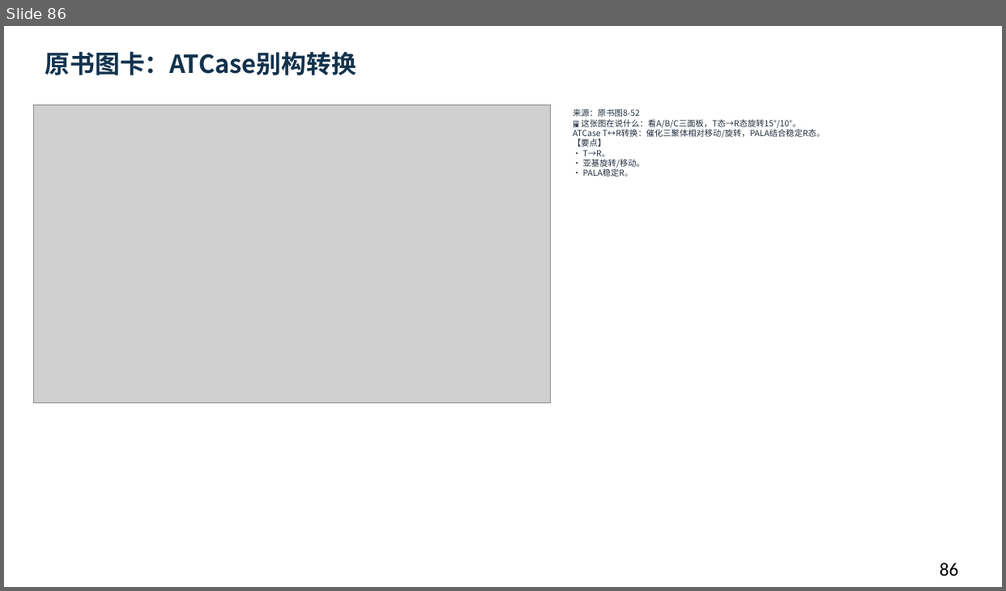
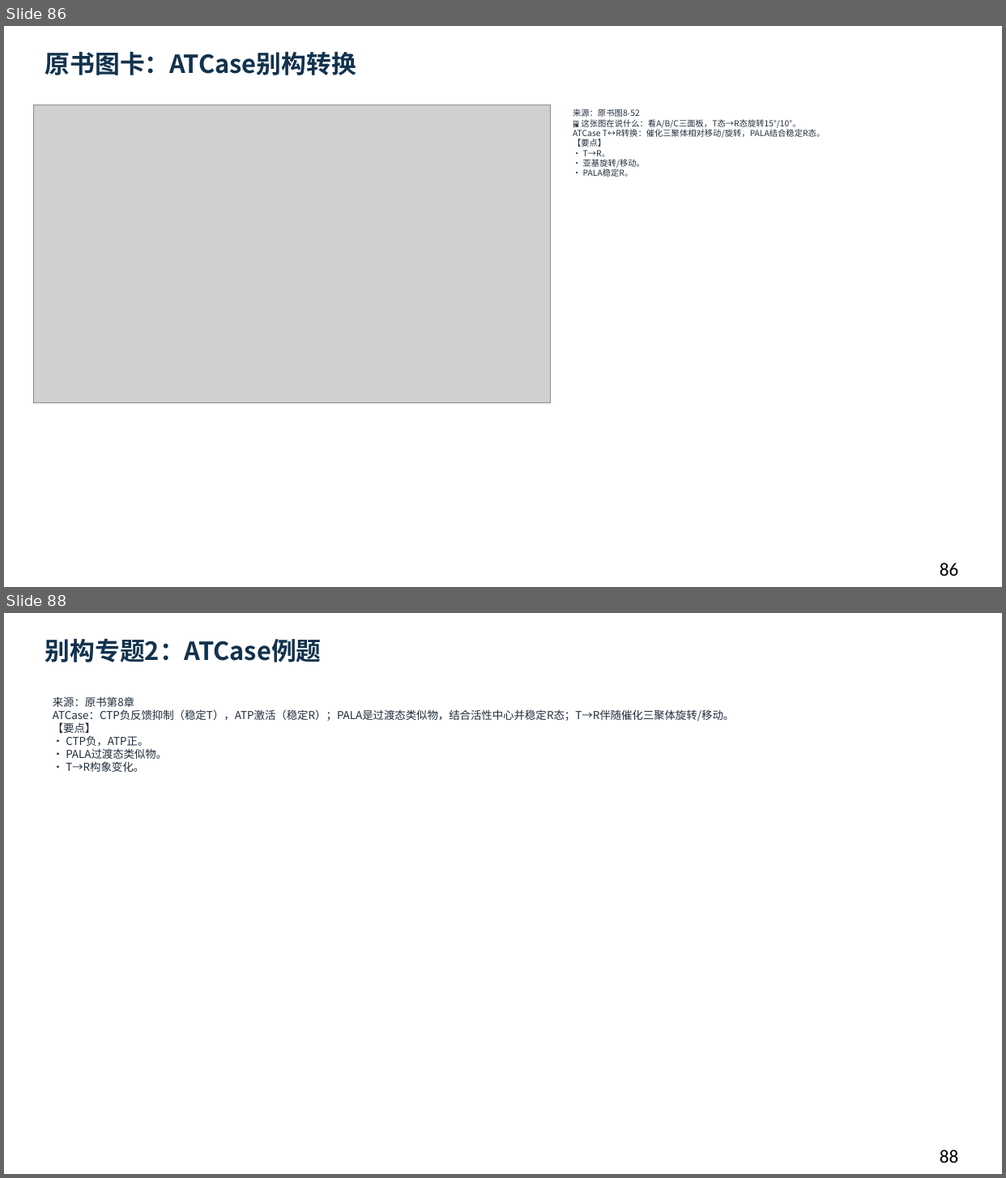
Before and after one commit to newkan-li/Biochemistry, a slide deck: downloads/bc08-ai-style.pptx. Shown one above the other, each under a label of ours: slide 86 before the commit, slides 86 and 88 after it; the slides between them are not shown. The pictures are 1006x591 and 1006x1178 pixels, drawn with LibreOffice and Linux fonts; fonts in the diff are those of the drawing; grey boxes stand for pictures. Boxes give left, top, right and bottom in pixels: in the first picture for what was removed or moved away, otherwise in the second. Text is boxed around its words. In the diff, an @@ line names an element or a change of style, - is before the commit and + after.

```diff
--- a/downloads/bc08-ai-style.pptx
+++ b/downloads/bc08-ai-style.pptx
@@ slide 88 added at (4, 613, 1002, 1174), background #FFFFFF @@
@@ text added at (45, 638, 322, 662), 24 pt, text #12324D, bold @@
+别构专题2：ATCase例题
@@ text added at (53, 696, 735, 772), 10.5 pt, text #202D3C @@
+来源：原书第8章
+ATCase：CTP负反馈抑制（稳定T），ATP激活（稳定R）；PALA是过渡态类似物，结合活性中心并稳定R态；T→R伴随催化三聚体旋转/移动。
+【要点】
+• CTP负，ATP正。
+• PALA过渡态类似物。
+• T→R构象变化。
@@ text added at (940, 1150, 958, 1163), 18 pt, text #000000 @@
+88
```
Also in this commit, not shown: 1 slide changed, 11 other slides added, 10 other files.
